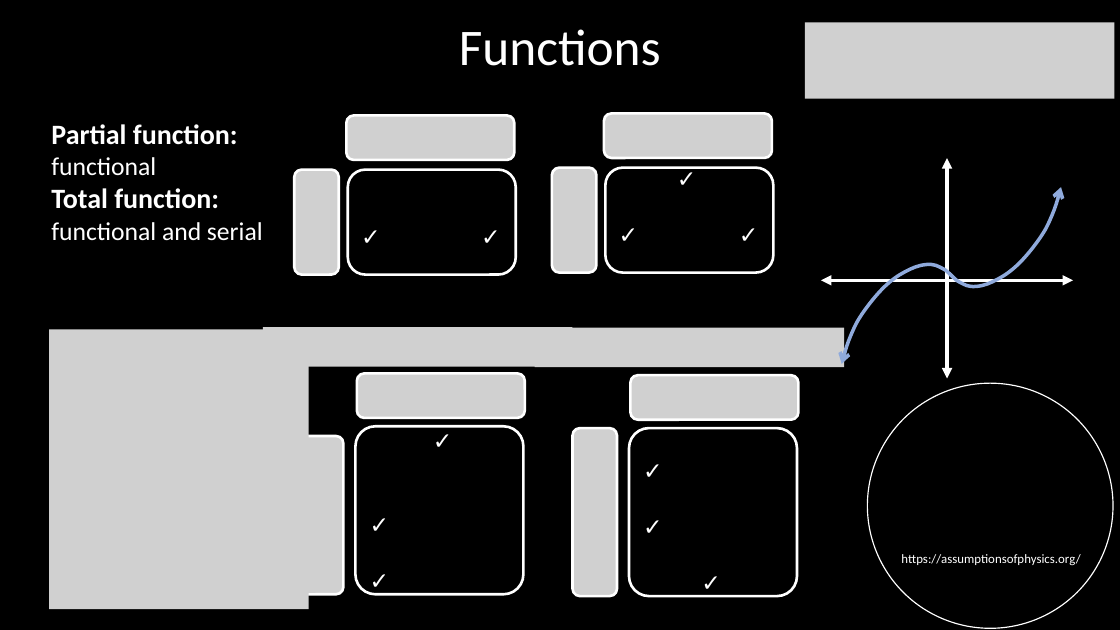
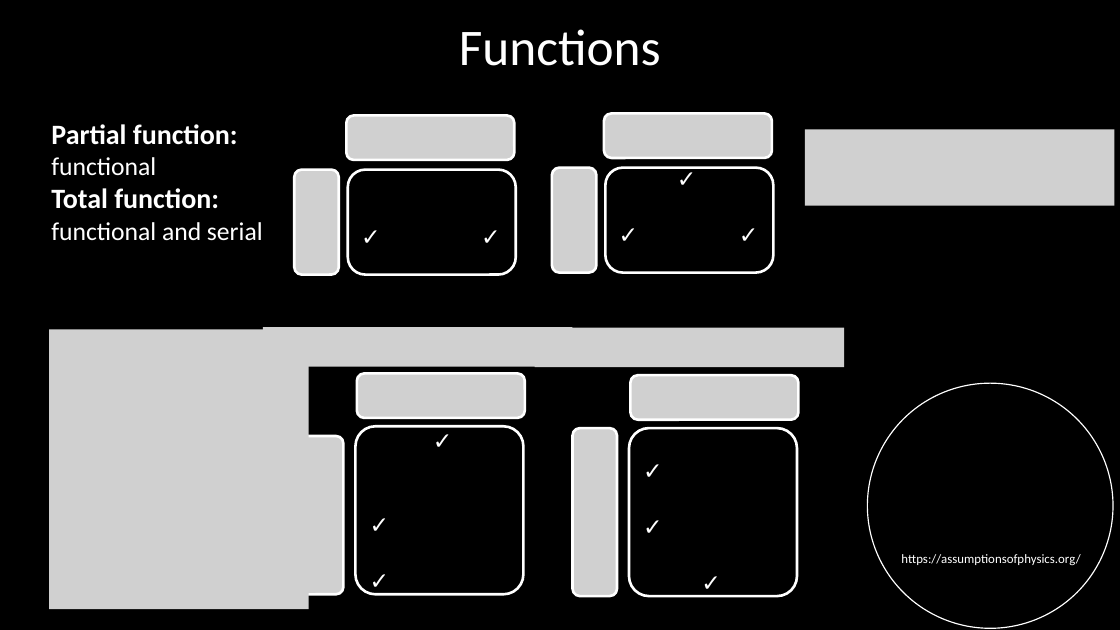
Before and after one commit to assumptionsofphysics/slides, a slide deck: slide 10 of Set Theory 112623.pptx (slide 11 before the commit). Drawn at 1120x630 pixels with LibreOffice and Linux fonts; fonts in the diff are those of the drawing; grey boxes stand for pictures; background and template pictures are left out. Boxes give left, top, right and bottom in pixels: in the first picture for what was removed or moved away, otherwise in the second. Text is boxed around its words. In the diff, an @@ line names an element or a change of style, - is before the commit and + after.

```diff
--- a/Set Theory 112623.pptx
+++ b/Set Theory 112623.pptx
@@ picture removed at (805, 23, 1115, 99) @@
@@ picture added at (805, 129, 1115, 206) @@
@@ double arrow removed from (947, 158) to (947, 379) @@
@@ freeform shape removed at (949, 187, 1061, 287) @@
@@ freeform shape removed at (842, 265, 954, 364) @@
@@ double arrow removed from (1074, 281) to (821, 281) @@
```
Also in this commit, not shown: 4 other slides changed, 1 slide added, 1 other file.
